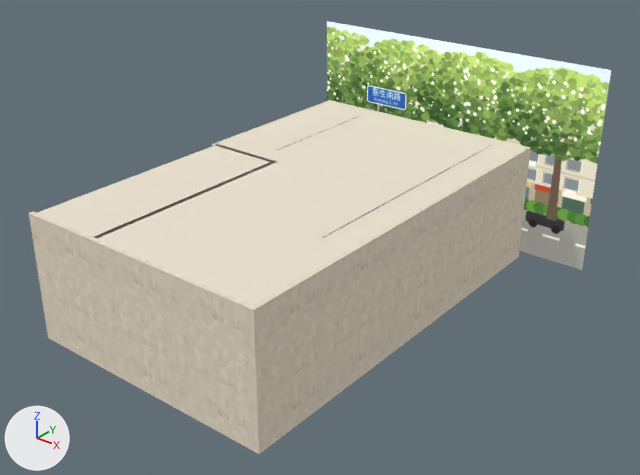
Two versions of the glTF model assets/models/env/second_ai/bb_support/tongxian.glb, one commit apart.
Both versions are drawn from a 50 mm camera at (12.68, -15.15, 11.17) aimed at (0.2, 0.45, 1.5). Every picture has the same lights, and +X, +Y and +Z are marked at lower left. The older version comes first. Where no turn or scale is listed for an object, it has been applied to the vertices. Vertices at exactly the same position are counted once.

Objects in the first picture: 'WALL_back_plaster', 'WALL_back_props', 'WALL_front_plaster', 'WALL_left_plaster', 'WALL_right_plaster', 'tx_ceiling' and 1 more.
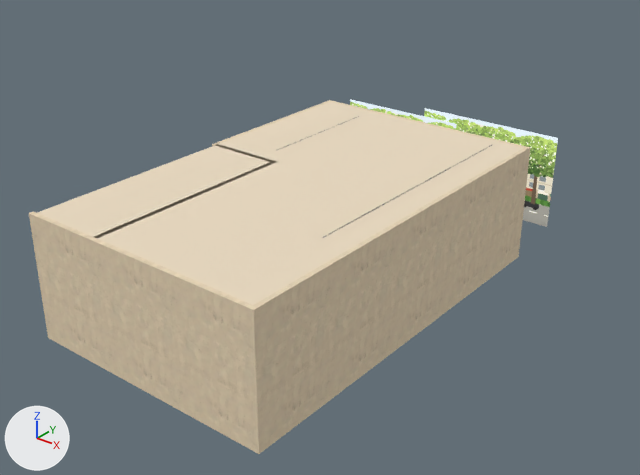
Boxes [x1, y1, x2, y2] around the edits, measured in the pictures (640 x 475 px):
'tx_ceiling', recoloured (pale yellow to beige): [37, 102, 524, 305] in both
'WALL_right_plaster', surface changed: [254, 148, 528, 451] in both
'WALL_back_props', reshaped (27% narrower, 48% shorter): before [327, 21, 611, 270]; after [350, 99, 558, 227]
'WALL_front_plaster', surface changed: [29, 144, 273, 454] in both
'WALL_back_plaster', surface changed: [329, 100, 531, 258] in both
'WALL_left_plaster', surface changed: [97, 101, 329, 238] in both

The change, as a diff of the scene's bpy script:
```diff
--- a/assets/models/env/second_ai/bb_support/tongxian.glb.py
+++ b/assets/models/env/second_ai/bb_support/tongxian.glb.py
@@ img_painted_plaster_wall_diff_1k_s1_g1_e8d5b6_256 @@
+img_painted_plaster_wall_diff_1k_s1_g1_e8d5b6_256 = load_image('painted_plaster_wall_diff_1k_s1_g1_e8d5b6_256', '_unpacked/painted_plaster_wall_diff_1k_s1_g1_e8d5b6_256', 256, 256, 'sRGB')
@@ mat_tx_ceiling @@
 mat_tx_ceiling = principled_material('tx_ceiling')
-mat_tx_ceiling.base_color = (0.855, 0.776, 0.644)  # pale yellow #eee4d2
+mat_tx_ceiling.base_color = (0.839, 0.716, 0.539)  # beige #ecdcc2
 mat_tx_ceiling.roughness = 0.92
@@ mat_tx_plaster @@
 n2 = _N.new('ShaderNodeTexImage'); n2.name = 'Image Texture'
-n2.image = img_painted_plaster_wall_diff_1k_s1_g1_ecdfca_256
+n2.image = img_painted_plaster_wall_diff_1k_s1_g1_e8d5b6_256
 n3 = _N.new('ShaderNodeNormalMap'); n3.name = 'Normal Map'
@@ me_wall_back_props @@
 # used by ob_wall_back_props; location = (0.0, 0.0, 0.0)
 # verts and faces of me_wall_back_props; kept vertices keep their numbers, new ones are numbered from 52
 # before: 0 (-4.6, 6.8, -0.6), 1 (4.6, 6.8, -0.6) at pixel (582, 270), 2 (4.6, 6.8, 5.15) at pixel (611, 70), 3 (-4.6, 6.8, 5.15) at pixel (326, 21)
-me_wall_back_props.from_pydata(...)  # 52 vertices, 26 faces; spans x -4.6..4.6, y 5.19..6.8, z -0.6..5.15
+me_wall_back_props.from_pydata(...)  # 56 vertices, 28 faces; spans x -3.65..3.39, y 5.19..6.85, z 0.37..3.05
+# me_wall_back_props part 1
+delete_vertices([*range(0, 4)])  # with the faces that use them
+verts[52] = (-3.65, 6.8, 0.37)
+verts[53] = (0.25, 6.8, 0.37)
+verts[54] = (0.25, 6.8, 2.81)  # pixel (456, 123)
+verts[55] = (-3.65, 6.8, 2.81)  # pixel (350, 99)
+verts[56] = (-0.9, 6.85, 0.37)
+verts[57] = (3.39, 6.85, 0.37)  # pixel (547, 227)
+verts[58] = (3.39, 6.85, 3.05)  # pixel (558, 137)
+verts[59] = (-0.9, 6.85, 3.05)  # pixel (424, 108)
+faces += [(52, 53, 54), (52, 54, 55), (56, 57, 58), (56, 58, 59)]
 me_wall_back_props.materials.append(mat_tx_props)
```
